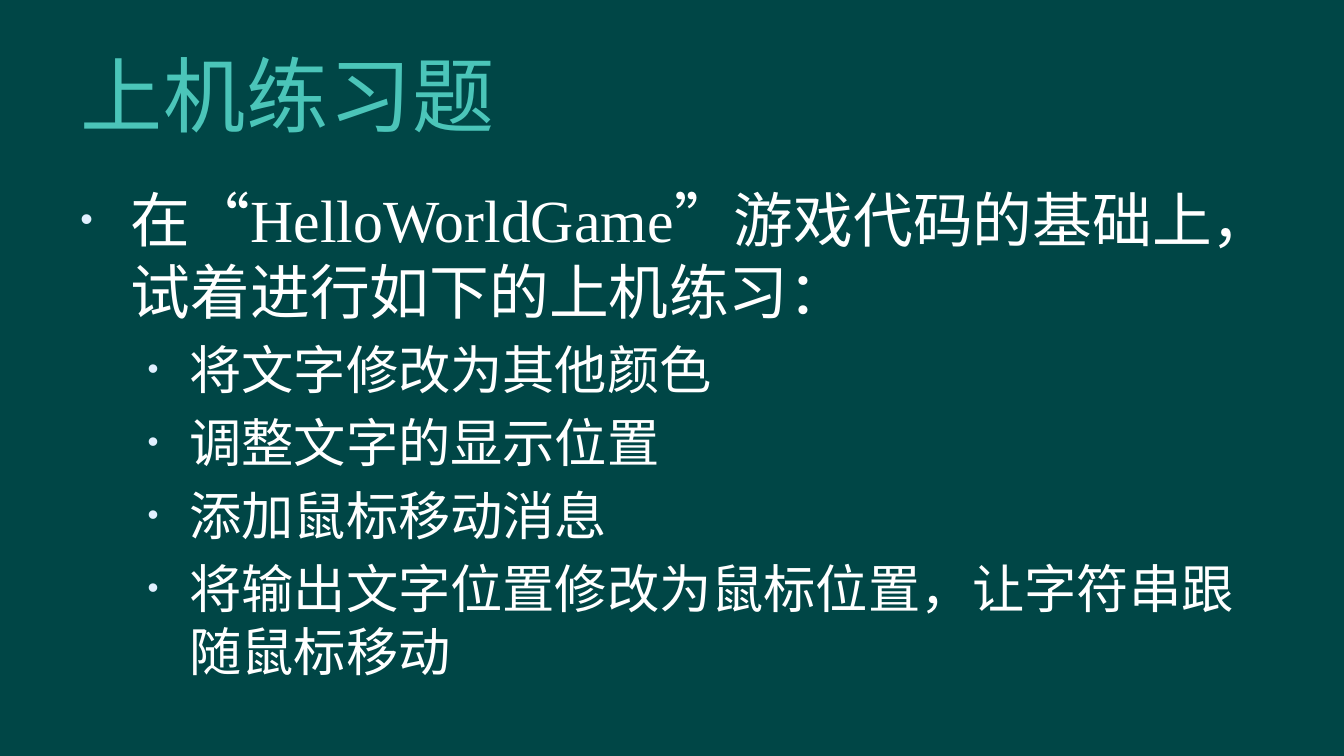
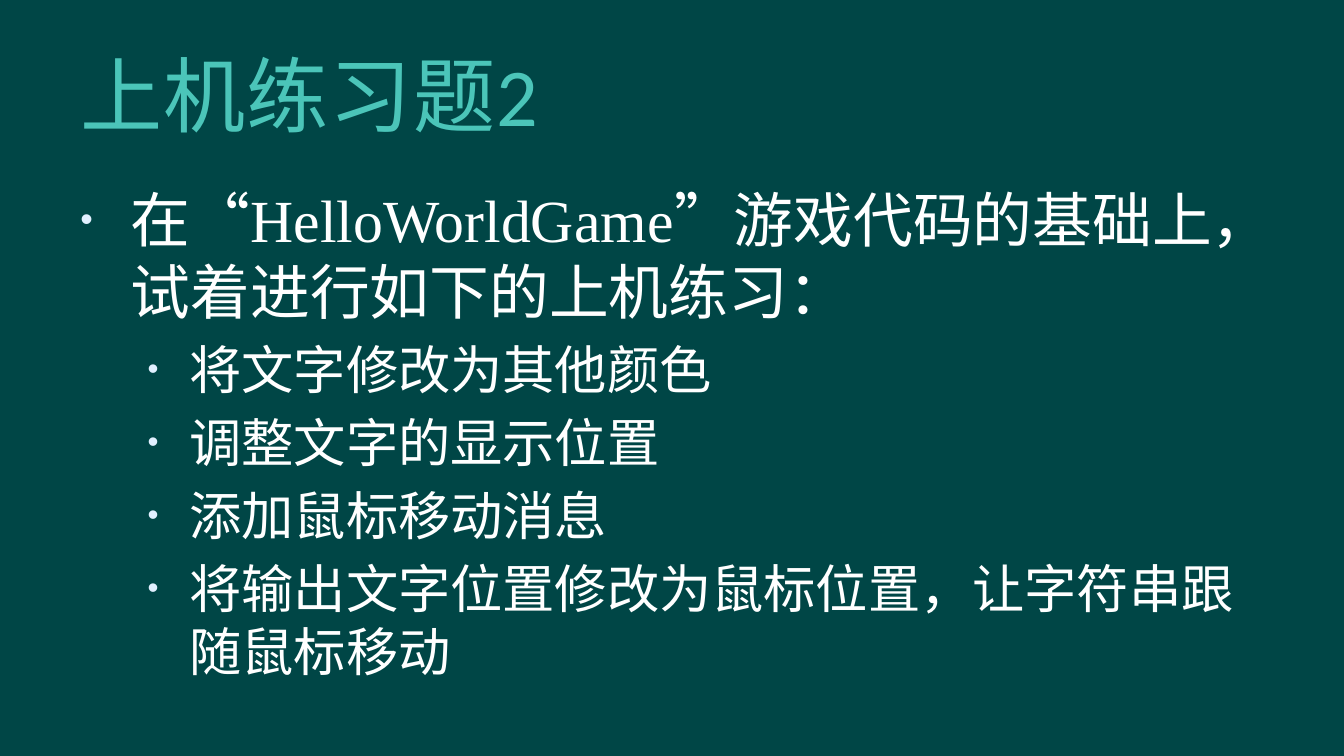
Before and after one commit to hanhonglei/Course_BasicGameProgramming, a slide deck: slide 54 of 第1章 程序设计概述/第1章 程序设计概述.pptx (slide 48 before the commit). Drawn at 1344x756 pixels with LibreOffice and Linux fonts; fonts in the diff are those of the drawing; background and template pictures are left out. Boxes give left, top, right and bottom in pixels: in the first picture for what was removed or moved away, otherwise in the second. Text is boxed around its words. In the diff, an @@ line names an element or a change of style, - is before the commit and + after.

```diff
--- a/第1章 程序设计概述/第1章 程序设计概述.pptx
+++ b/第1章 程序设计概述/第1章 程序设计概述.pptx
@@ title at box(80, 57, 537, 133): text changed @@
-上机练习题
+上机练习题2
```
Also in this commit, not shown: 7 slides added, 1 other file.
